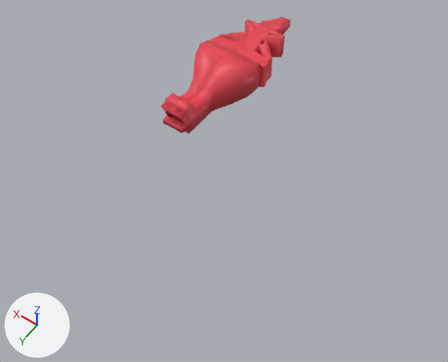
An edit to the Blender file Base_Shape_Modeling_Blender/car.blend, drawn before and after from the same camera.
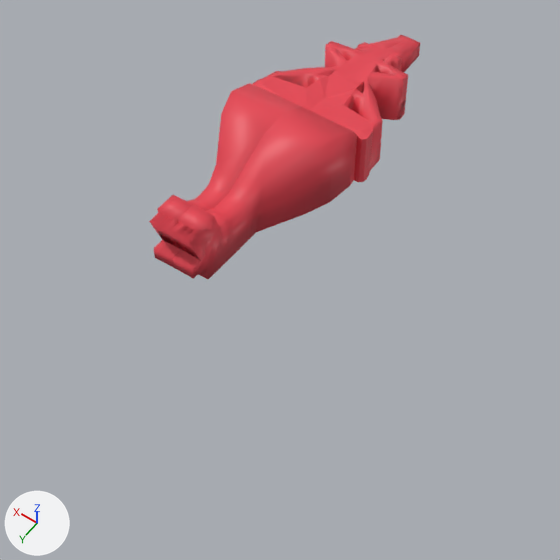
There are two pictures of each version: one whole from a 50 mm camera at (-17.8, 26.5, 26.3) aimed at (-1.7, 4.1, -9.0), one close up on the part from 20% to 80% of the width and 0% to 74% of the height. The lights are fixed; the arrows at lower left show +X, +Y and +Z. The first two pictures are the older version.

Before the edit, the objects in view are built like this:
```python
me_plane_002 = bpy.data.meshes.new('Plane.002')
me_plane_002.from_pydata(...)  # 291 vertices, 226 faces, 22 loose edges; spans x -1.17..9.98, y -10.18..1.21, z -0.8..12.43
me_plane_002.materials.append(mat_material)  # red #e74351
ob_plane = bpy.data.objects.new('Plane', me_plane_002)
ob_plane.location = (0.05, 6.32, -1.15)
ob_plane.rotation_euler = (1.571, 0.0, 0.0)  # degrees (90, 0, 0)
ob_plane.scale = (1.9, 1.08, 1.0)
_m = ob_plane.modifiers.new('Mirror', 'MIRROR')
```
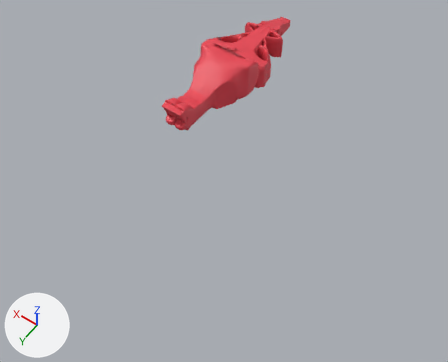
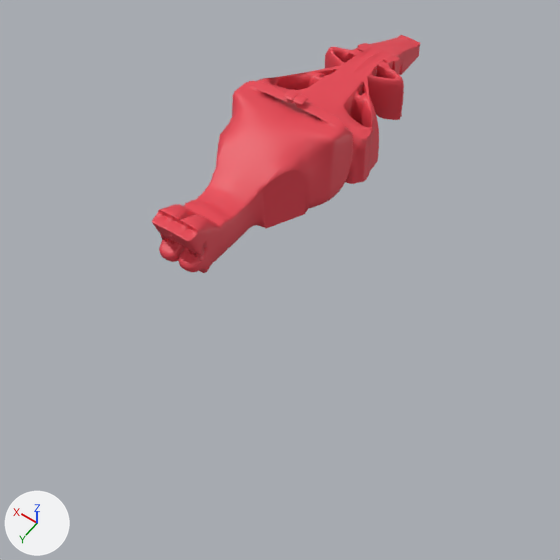
Pixel boxes (x1, y1, x2, y2) of what changed, in the close-ups (560 x 560 px):
'Plane', reshaped, modifiers changed
    before: (149, 35, 420, 279)
    after: (152, 35, 420, 273)
part 1 of me_plane_002, reshaped
    before: (189, 41, 408, 221)
    after: (191, 43, 401, 229)

Patch to the scene script:
```diff
--- a/Base_Shape_Modeling_Blender/car.blend.py
+++ b/Base_Shape_Modeling_Blender/car.blend.py
@@ me_plane_002 @@
 # used by ob_plane; location = (0.05, 6.32, -1.15); rotation_euler = (1.571, 0.0, 0.0), in degrees (90, 0, 0); scale = (1.9, 1.08, 1.0)
-me_plane_002.from_pydata(...)  # 291 vertices, 226 faces, 22 loose edges; spans x -1.17..9.98, y -10.18..1.21, z -0.8..12.43
+me_plane_002.from_pydata(...)  # 329 vertices, 266 faces, 20 loose edges; spans x -1.17..10.0, y -10.18..1.4, z -0.8..12.43
+# me_plane_002 part 1
+# 6 vertices are removed from x -1.11..-0.28, y -1.25..1.11, z 3.82..8.29
+# 24 faces are deleted
+# 2 loose edges are deleted
+# 4 vertices in x 0.0, y 0.14..0.21, z 1.1..2.04 move by (0.0, 0.06, 0.0)
+# 13 vertices move from x -1.1..0.0, y -1.25..0.41, z 1.59..10.59 to x -1.1..0.02, y -1.25..0.41, z 1.59..10.58
+# 20 vertices are added at x -1.1..-0.04, y 0.3..1.4, z 5.24..8.29
+# 12 new vertices lie (0.04, 0.0, 0.0) away from vertices in x -0.04, y 1.2..1.4, z 5.26..5.79
+# 6 new vertices lie (0.0, 0.0, 0.13) away from vertices in x -0.04..0.0, y 1.2..1.4, z 5.39
+# 5 new vertices lie (-0.15, 0.0, 0.0) away from vertices in x -0.04, y 1.37..1.4, z 5.28..5.69
+# 5 new vertices lie (-0.15, 0.01, 0.0) away from vertices in x -0.04, y 1.33, z 5.28..5.72
+# 61 new faces join them, smooth
+# 4 new faces join them
+# other edits to the shape of me_plane_002 do not show in these pictures
 me_plane_002.materials.append(mat_material)
@@ ob_plane @@
 _m = ob_plane.modifiers.new('Mirror', 'MIRROR')
+_m = ob_plane.modifiers.new('Bevel', 'BEVEL')
+_m.limit_method = 'WEIGHT'
+_m = ob_plane.modifiers.new('Subdivision', 'SUBSURF')
```
